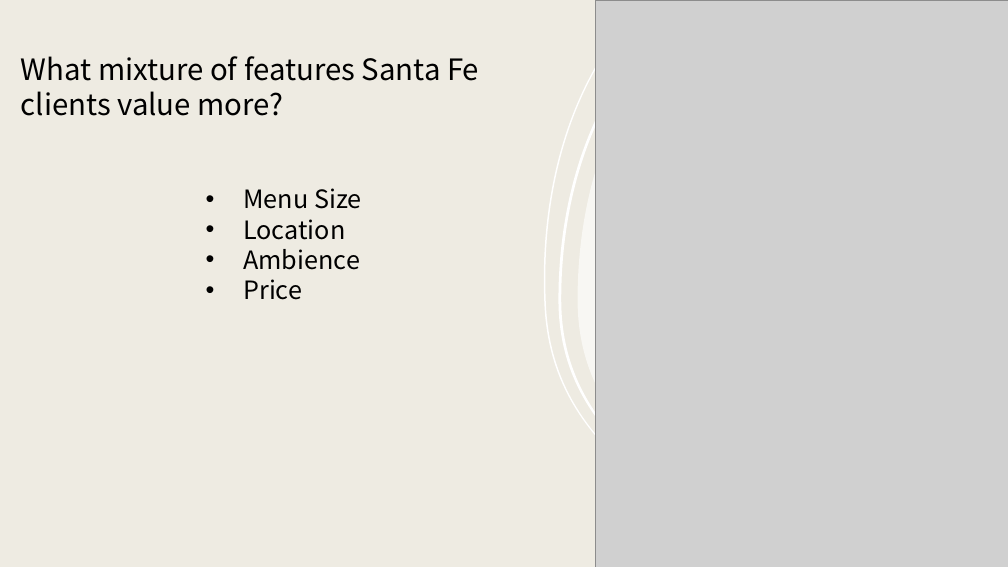
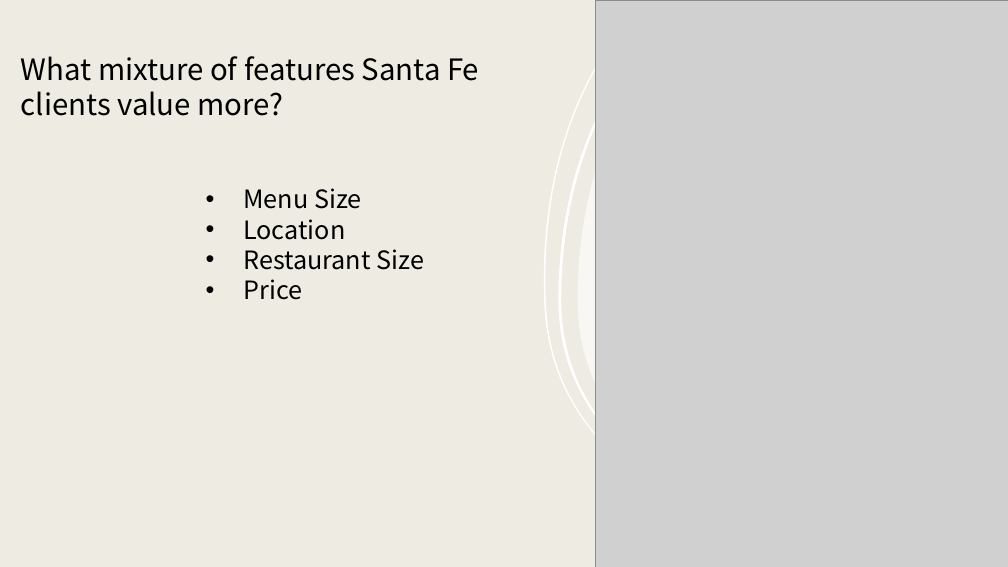
Before and after one commit to santiagoalonso/Marketing_Data_Analyses_TEC, a slide deck: slide 18 of Slides_SPSS/5_SPSS.pptx (slide 16 before the commit). Drawn at 1008x567 pixels with LibreOffice and Linux fonts; fonts in the diff are those of the drawing; grey boxes stand for pictures. Boxes give left, top, right and bottom in pixels: in the first picture for what was removed or moved away, otherwise in the second. Text is boxed around its words. In the diff, an @@ line names an element or a change of style, - is before the commit and + after.

```diff
--- a/Slides_SPSS/5_SPSS.pptx
+++ b/Slides_SPSS/5_SPSS.pptx
@@ text at [243,249,424,270]: text changed @@
-• Ambience
+• Restaurant Size
```
Also in this commit, not shown: 2 other slides changed, 4 slides added, 4 other files.
